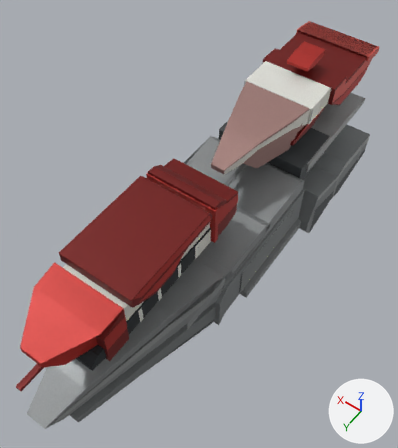
The Blender file References/CCAFleet/CCA-Fleet.blend as it was, and as the next commit left it.
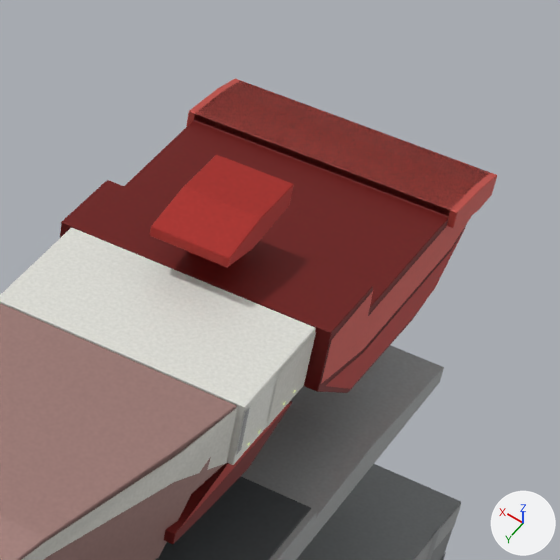
Each version is shown whole from a 50 mm camera at (-94.9, 148.3, 211.0) aimed at (3.3, 10.9, -4.9), then close up on the part from 62% to 100% of the width and 0% to 33% of the height. Lighting does not change. The marker at lower right points along +X, +Y and +Z. The last two pictures show the newer version.

In view in the first close-up: 'CCA fork-bow carrier', 'CCA upper-right red hull'.
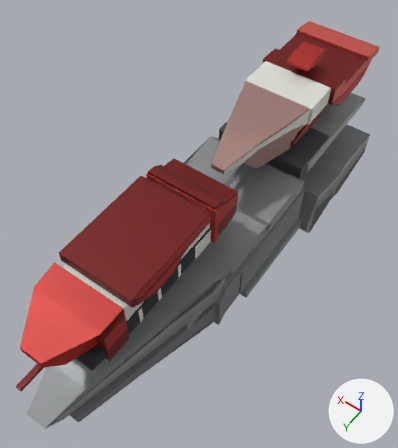
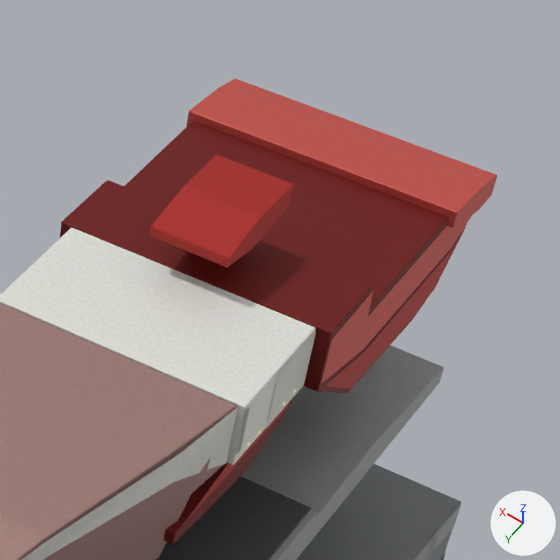
Scene script edits in JSON lines:
```json
{"block": "me_long_pale_wedge_bow", "where": "# used by ob_cca_upper_right_red_hull; location = (0.0, -62.2, 28.5)"}
{"op": "remove", "block": "me_long_pale_wedge_bow", "code": "me_long_pale_wedge_bow.from_pydata(...)  # 598 vertices, 435 faces; spans x -22.0..22.0, y -65.5..63.2, z -16.2..16.2"}
{"op": "add", "block": "me_long_pale_wedge_bow", "code": "me_long_pale_wedge_bow.from_pydata(...)  # 580 vertices, 417 faces; spans x -22.0..22.0, y -65.5..63.2, z -16.2..16.2"}
{"block": "me_long_pale_wedge_bow", "change": "me_long_pale_wedge_bow part 1"}
{"block": "me_long_pale_wedge_bow", "change": "23 vertices are removed from x -21.0..21.0, y -63.2..-47.9, z -1.9..4.5"}
{"block": "me_long_pale_wedge_bow", "change": "31 faces are deleted"}
{"block": "me_long_pale_wedge_bow", "change": "4 vertices move from x -21.0..21.0, y -63.1..-47.9, z -2.0..3.2 to x -21.0..21.0, y -63.1..-48.0, z -2.0..3.2"}
{"block": "me_long_pale_wedge_bow", "change": "5 vertices are added at (-21.0, -48.0, 3.1), (-20.9, -63.1, -2.0), (20.9, -48.0, 3.2), (21.0, -48.0, 3.1), (20.9, -63.1, -2.0)"}
{"block": "me_long_pale_wedge_bow", "change": "13 new faces join them, mat_red_dark_001"}
```

Pixel boxes (x1, y1, x2, y2) of what changed, in the close-ups (560 x 560 px):
```json
{"part": 1, "of": "me_long_pale_wedge_bow", "change": "reshaped", "before": [124, 81, 490, 393], "after": [124, 121, 467, 393]}
```
